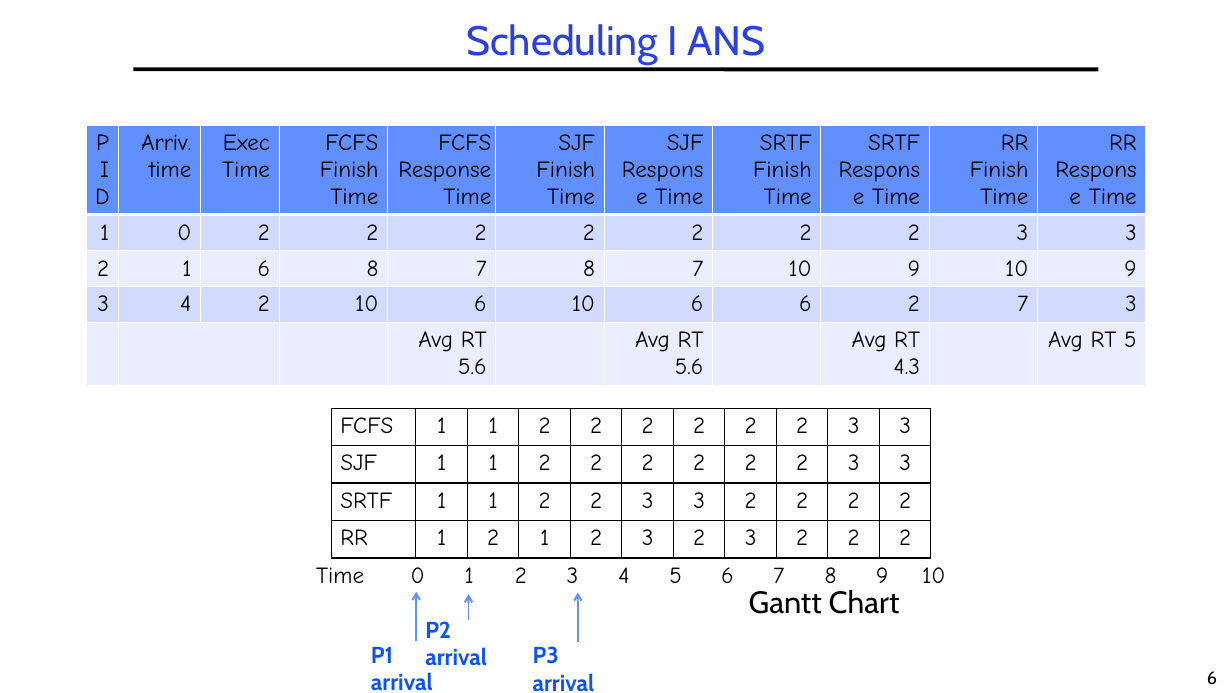
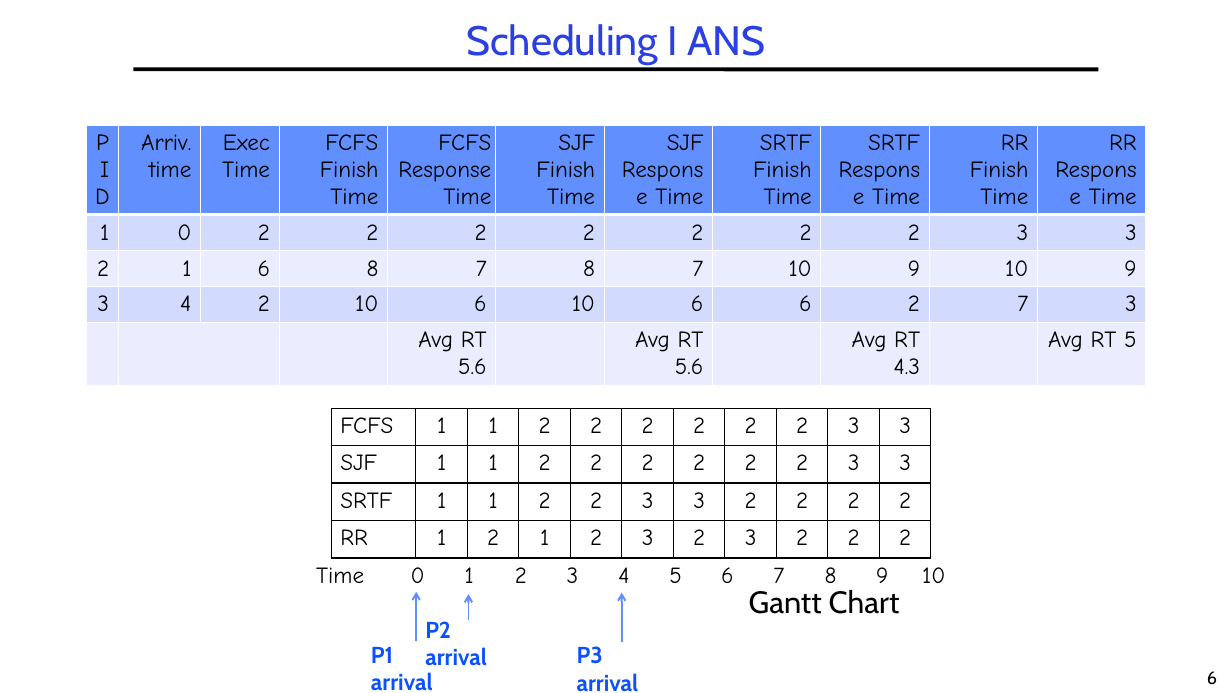
Before and after one commit to guhofstra/CSC256Fa25, a slide deck: slide 6 of PPTs/L5-Exercises ANS.pptx. Drawn at 1232x693 pixels with LibreOffice and Linux fonts; fonts in the diff are those of the drawing. Boxes give left, top, right and bottom in pixels: in the first picture for what was removed or moved away, otherwise in the second. Text is boxed around its words. In the diff, an @@ line names an element or a change of style, - is before the commit and + after.

```diff
--- a/PPTs/L5-Exercises ANS.pptx
+++ b/PPTs/L5-Exercises ANS.pptx
@@ arrow moved from (578, 641) - (578, 592) to (622, 641) - (622, 592) @@
@@ text "P3 arrival": place and size @@
-text "P3 arrival" at [533,646,595,692]
+text "P3 arrival" at [577,646,639,692]
```
Also in this commit, not shown: 7 other slides changed, 1 slide added, 3 other files.
